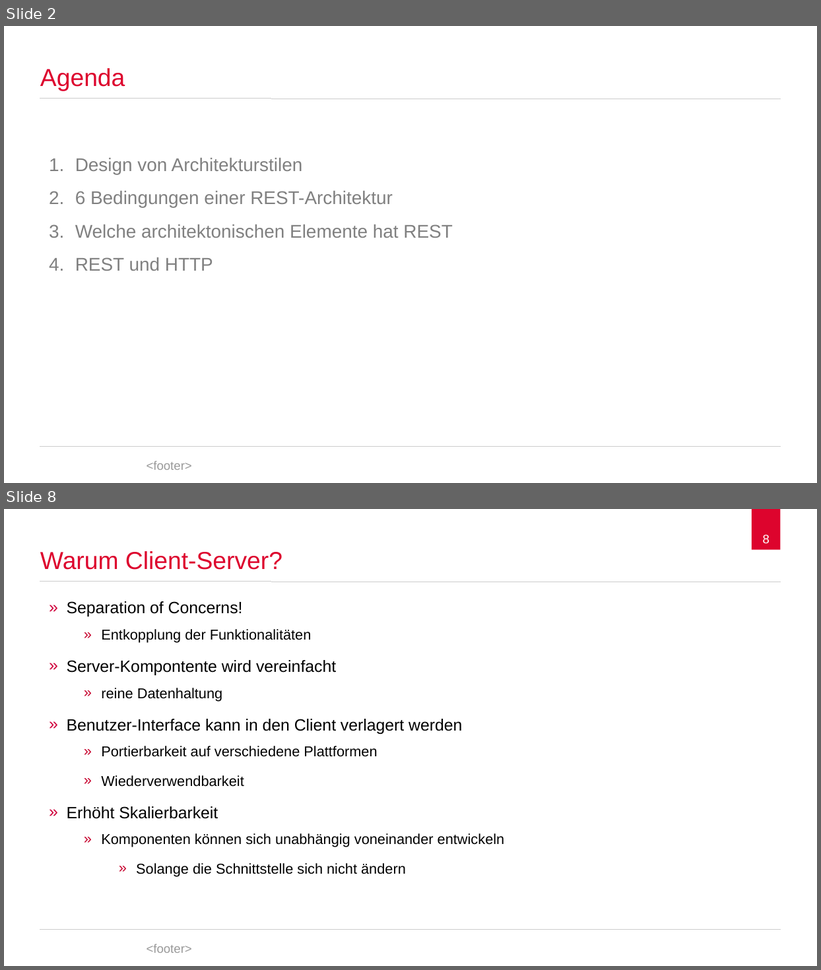
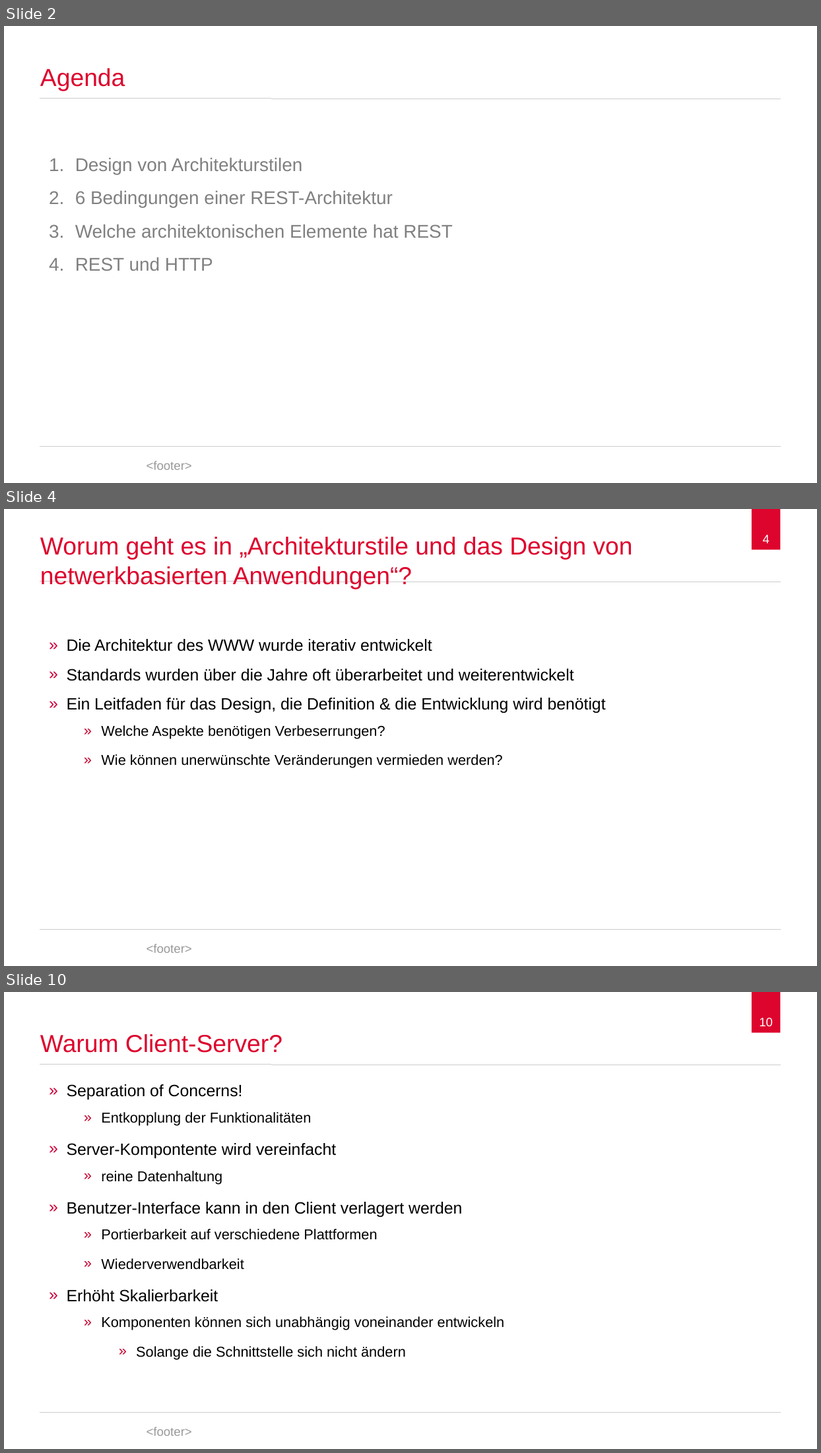
Before and after one commit to spaceone/presentations, a slide deck: representational-state-transfer/representational-state-transfer.odp. Shown one above the other, each under a label of ours: slides 2 and 8 before the commit, slides 2, 4 and 10 after it; the slides between them are not shown. The pictures are 821x970 and 821x1453 pixels, drawn with LibreOffice and Linux fonts; fonts in the diff are those of the drawing; background and template pictures are left out. Boxes give left, top, right and bottom in pixels: in the first picture for what was removed or moved away, otherwise in the second. Text is boxed around its words. In the diff, an @@ line names an element or a change of style, - is before the commit and + after.

```diff
--- a/representational-state-transfer/representational-state-transfer.odp
+++ b/representational-state-transfer/representational-state-transfer.odp
@@ slide 4 added at (x1=4, y1=509, x2=817, y2=966), background #FFFFFF; not listed: 5 template elements that a slide beside it also shows @@
@@ title added at (x1=40, y1=537, x2=633, y2=590), 24 pt, text #DD042D @@
+Worum geht es in „Architekturstile und das Design von netwerkbasierten Anwendungen“?
@@ text added at (x1=67, y1=639, x2=606, y2=768), 16 pt, text #000000 @@
+» Die Architektur des WWW wurde iterativ entwickelt
+» Standards wurden über die Jahre oft überarbeitet und weiterentwickelt
+» Ein Leitfaden für das Design, die Definition & die Entwicklung wird benötigt
+    » Welche Aspekte benötigen Verbeserrungen?
+    » Wie können unerwünschte Veränderungen vermieden werden?
@@ what was slide 8 is now slide 10 @@
@@ page number at (x1=759, y1=1018, x2=773, y2=1026): text changed @@
-8
+10
```
Also in this commit, not shown: 13 slides changed, 9 other slides added, 1 slide removed.
